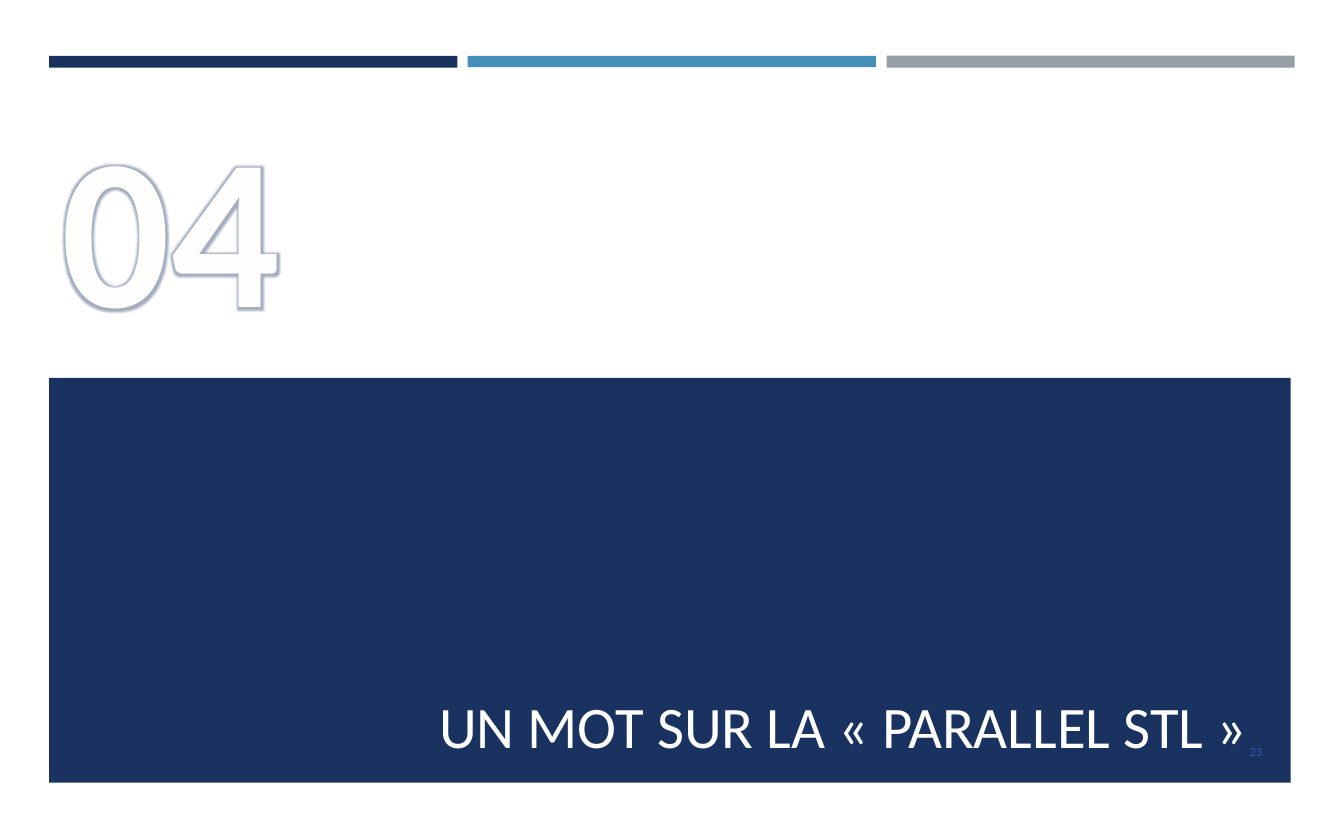
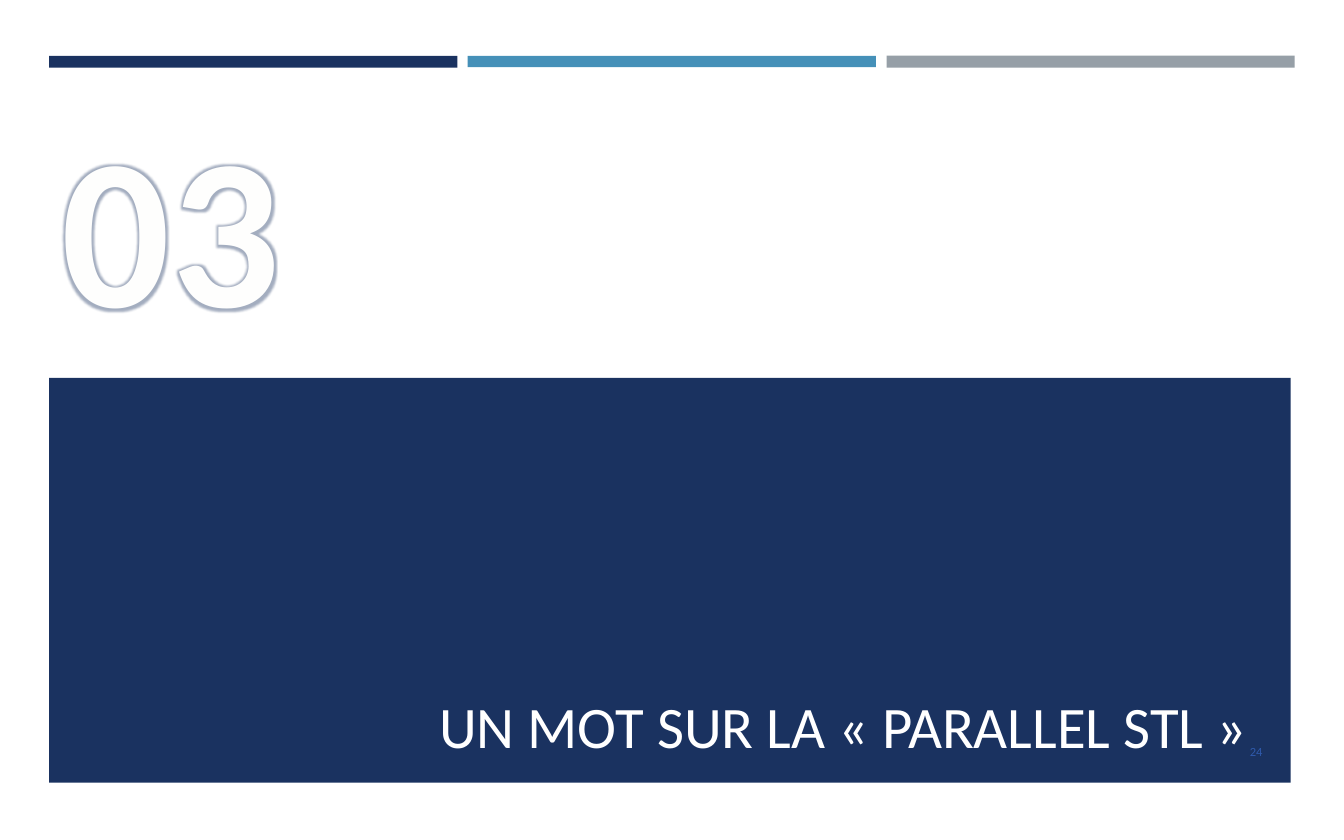
Before and after one commit to franckginguene/hpc_formation_scalian, a slide deck: slide 24 of Diapos/HPC_OpenMP.pptx (slide 23 before the commit). Drawn at 1344x840 pixels with LibreOffice and Linux fonts; fonts in the diff are those of the drawing. Boxes give left, top, right and bottom in pixels: in the first picture for what was removed or moved away, otherwise in the second. Text is boxed around its words. In the diff, an @@ line names an element or a change of style, - is before the commit and + after.

```diff
--- a/Diapos/HPC_OpenMP.pptx
+++ b/Diapos/HPC_OpenMP.pptx
@@ text at (62,164,280,312): text changed @@
-04
+03
@@ page number at (1250,748,1263,756): text changed @@
-23
+24
```
Also in this commit, not shown: 11 other slides changed, 2 slides added, 1 slide removed, 1 other file.
